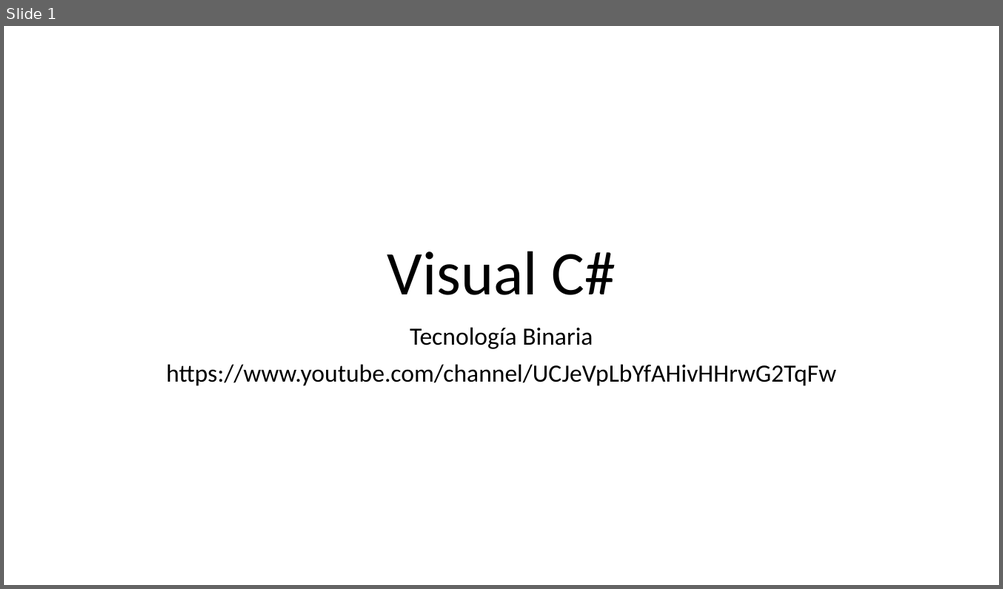
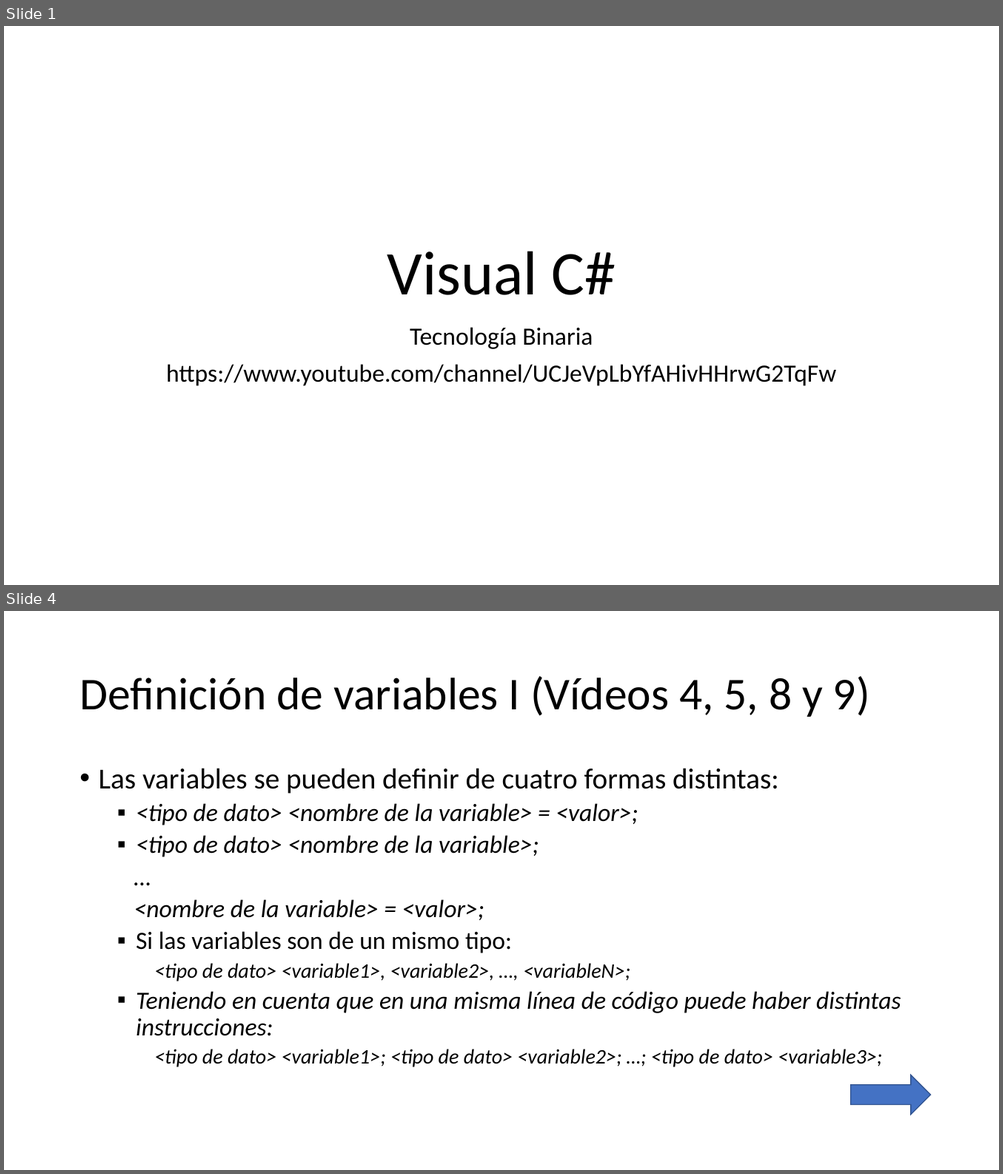
Before and after one commit to Worome/Recetatic, a slide deck: Recetatic/Visual C#.pptx. Shown one above the other, each under a label of ours: slide 1 before the commit, slides 1 and 4 after it; the slides between them are not shown. The pictures are 1003x589 and 1003x1174 pixels, drawn with LibreOffice and Linux fonts; fonts in the diff are those of the drawing. Boxes give left, top, right and bottom in pixels: in the first picture for what was removed or moved away, otherwise in the second. Text is boxed around its words. In the diff, an @@ line names an element or a change of style, - is before the commit and + after.

```diff
--- a/Recetatic/Visual C#.pptx
+++ b/Recetatic/Visual C#.pptx
@@ slide 4 added at (4,611,999,1170), background #FFFFFF @@
@@ title added at (79,676,870,717), 44 pt, text #000000 @@
+Definición de variables I (Vídeos 4, 5, 8 y 9)
@@ text added at (99,768,900,1068), 24 pt, text #000000, italic @@
+• Las variables se pueden definir de cuatro formas distintas:
+  ▪ <tipo de dato> <nombre de la variable> = <valor>;
+  ▪ <tipo de dato> <nombre de la variable>;
+  …
+  <nombre de la variable> = <valor>;
+  ▪ Si las variables son de un mismo tipo:
+    <tipo de dato> <variable1>, <variable2>, …, <variableN>;
+  ▪ Teniendo en cuenta que en una misma línea de código puede haber distintas instrucciones:
+    <tipo de dato> <variable1>; <tipo de dato> <variable2>; …; <tipo de dato> <variable3>;
@@ right arrow added at (851,1076,930,1116), fill #4472C4, outline #325491 1 pt @@
```
Also in this commit, not shown: 2 slides changed, 5 other slides added.
